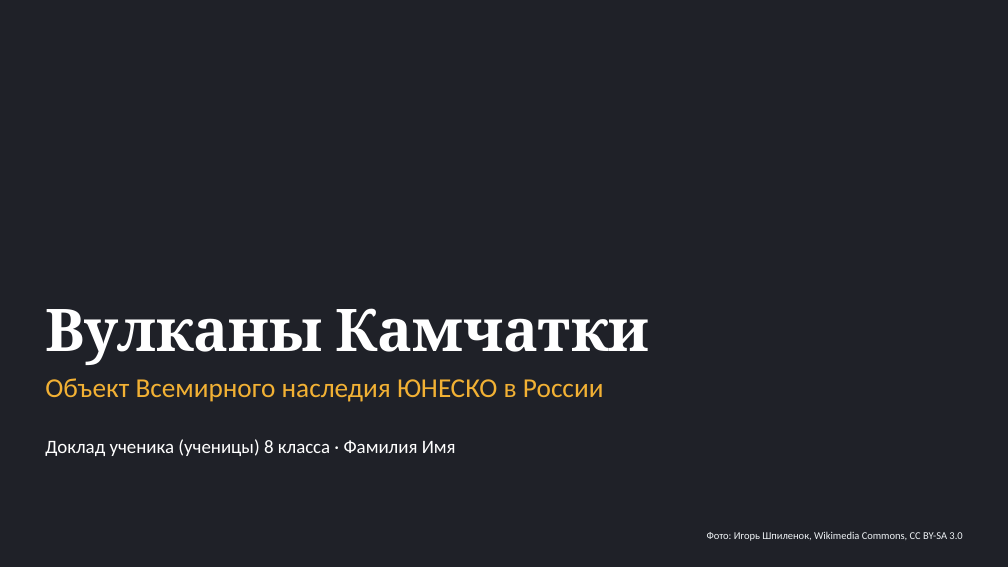
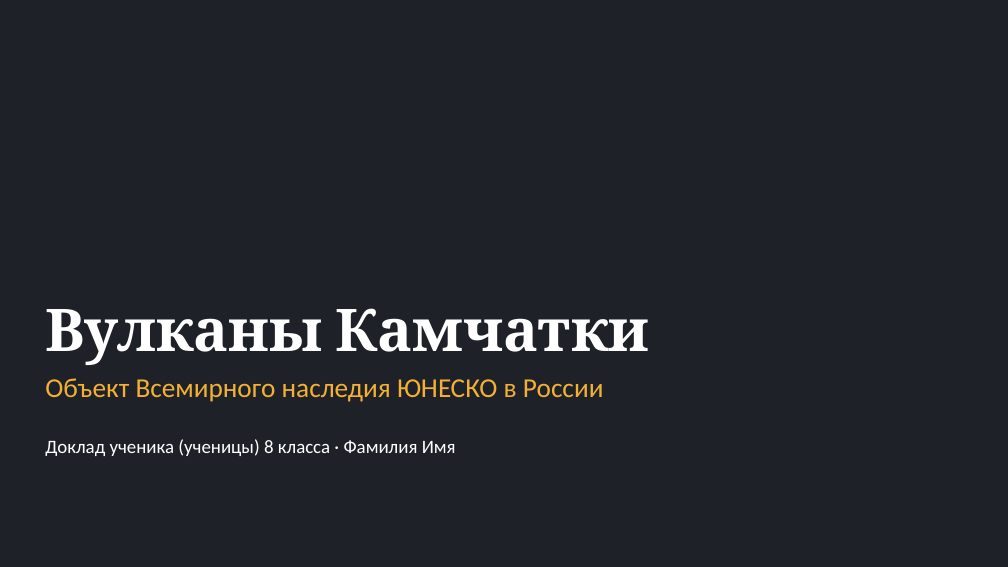
Before and after one commit to artikulazat-a11y/for_claude, a slide deck: slide 1 of presentations/kamchatka/Вулканы_Камчатки.pptx. Drawn at 1008x567 pixels with LibreOffice and Linux fonts; fonts in the diff are those of the drawing; background and template pictures are left out. Boxes give left, top, right and bottom in pixels: in the first picture for what was removed or moved away, otherwise in the second. Text is boxed around its words. In the diff, an @@ line names an element or a change of style, - is before the commit and + after.

```diff
--- a/presentations/kamchatka/Вулканы_Камчатки.pptx
+++ b/presentations/kamchatka/Вулканы_Камчатки.pptx
@@ text removed at <box>707,532,962,541</box> @@
-Фото: Игорь Шпиленок, Wikimedia Commons, CC BY-SA 3.0
```
Also in this commit, not shown: 6 other slides changed, 3 other files.
